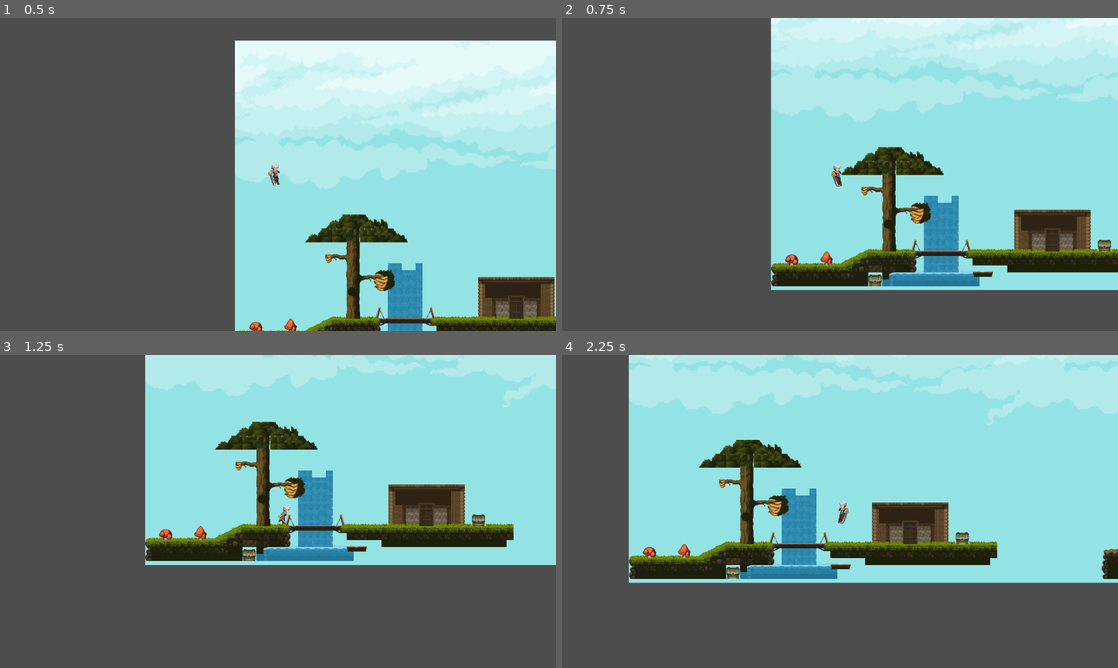
Above: before the commit, frames 1-4 (two rows, left to right).
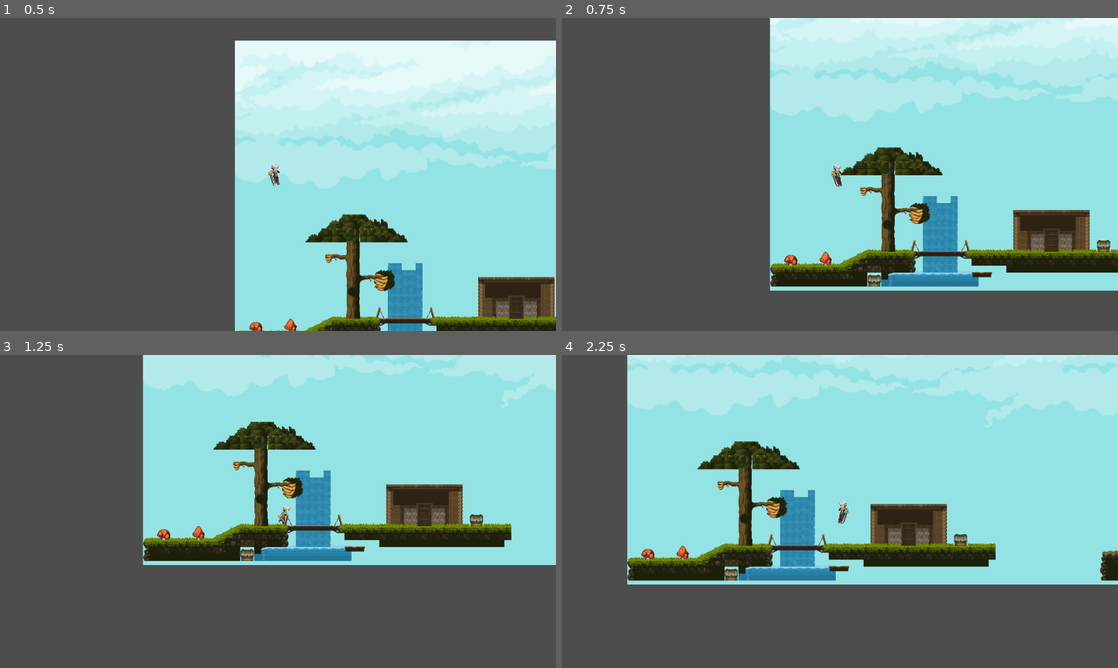
Above: after the commit, the same moments.

Repository: wjunjie01/TheHeist
Game: Godot game, scene res://character/Main.tscn
Two runs of this game, one before a commit and one after it. Both use one fixed random seed, a clock stepped at 60 frames per second and the inputs below.
Inputs (mouse positions are in pixels of both pictures, inside the frame that each line leads up to):
- Up to frame 1 (0.5 s): no input
- Up to frame 2 (0.75 s): move the mouse to (962, 158) at 0.52 s; hold D (move_right) from 0.53 s (still down); click (962, 158) at 0.67 s
- Up to frame 3 (1.25 s): keep holding D (move_right); tap Space (action_jump) at 0.77 s
- Up to frame 4 (2.25 s): move the mouse to (728, 527) at 1.27 s; click (728, 527) at 1.42 s; tap Space (action_jump) at 1.52 s; move the mouse to (895, 442) at 2.02 s; release D (move_right) at 2.03 s; hold A (move_left) from 2.03 s (still down); click (895, 442) at 2.17 s

Frame 1 is identical in both runs. In frame 2, 2.5% of the frame differs, in the area x 37-100%, y 0-88%; in frame 3, 3.0%; in frame 4, 5.8%, in the area x 11-100%, y 0-74%.

Commit message:
weird hook mechanics

Diff:
--- a/TheHeist_test/character/player.gd
+++ b/TheHeist_test/character/player.gd
@@ -9,9 +9,21 @@
 var direction
 var screen_size = Vector2.ZERO
 var animation_locked : bool = false #if == true an animation is playing
+var isGrappling : bool = false
+var grapplePoint
 
 func _ready():
 	screen_size = get_viewport_rect().size
+
+func _input(event):
+	if event is InputEventMouseButton:
+		if event.button_index == 1:
+			if event.is_pressed():
+				isGrappling = true
+				grapplePoint = get_global_mouse_position()
+			else:
+				isGrappling = false
+
 
 func _physics_process(delta):
 	# Get the input direction and returns a float +ve if right -ve if left
@@ -39,6 +51,10 @@
 	else:
 		velocity.x = 0
 
+	if isGrappling:
+		var direction = (grapplePoint - position).normalized()
+		velocity += direction * 2000 * delta
+
 	update_animation()
 	move_and_slide()
 
